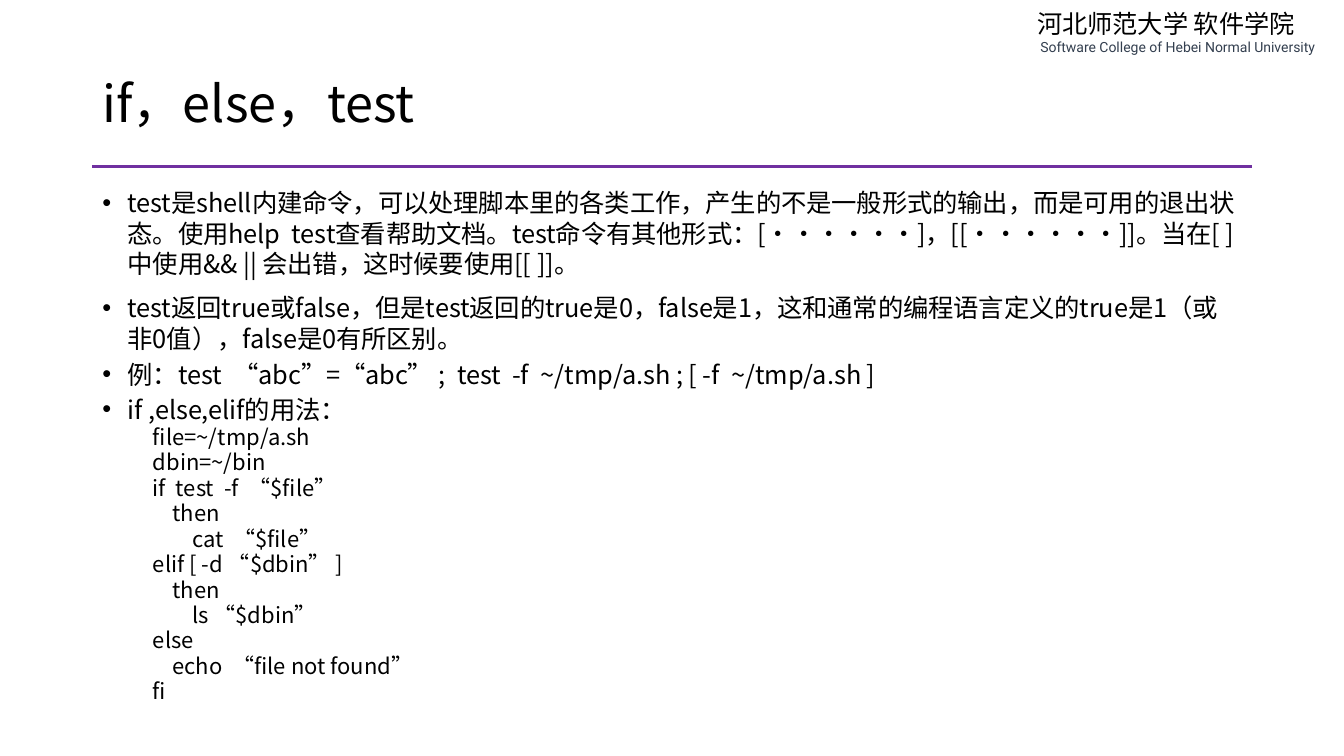
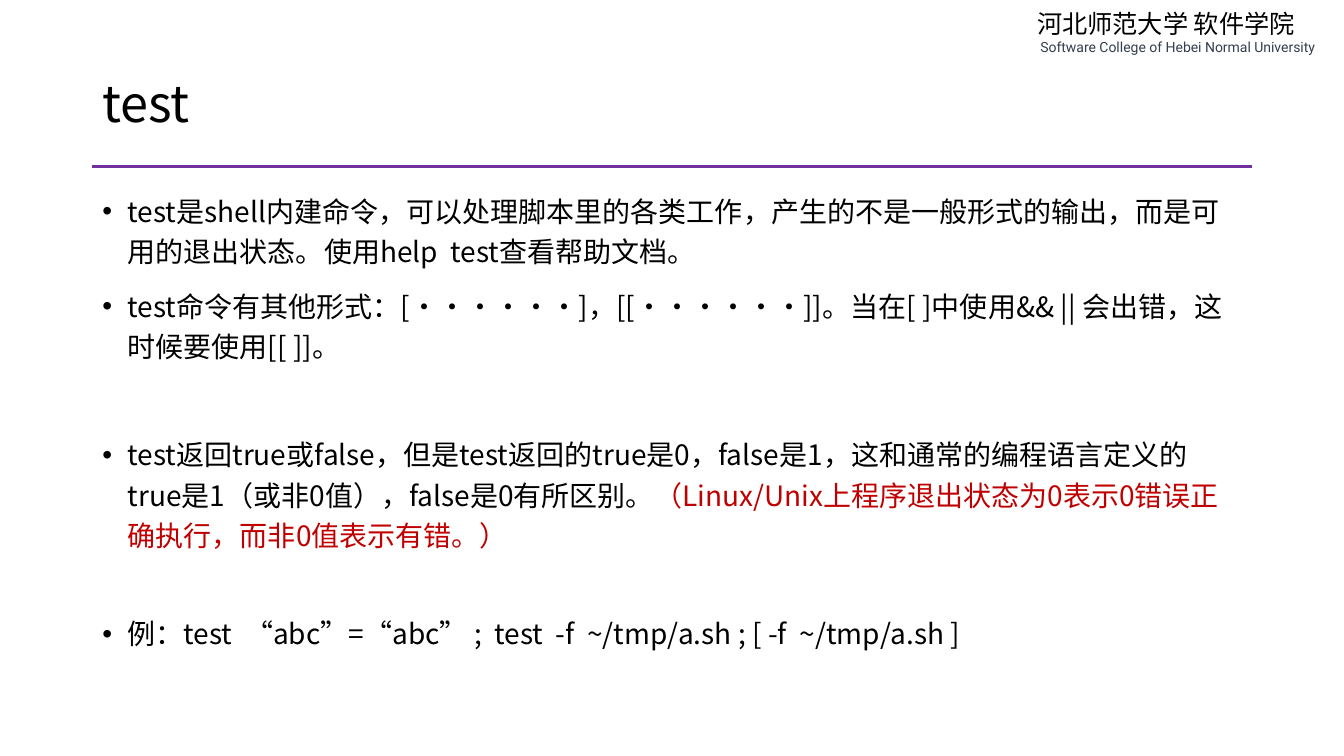
Before and after one commit to edu2act/course-php-serverside-development-on-linux, a slide deck: slide 25 of materials/slides/ch01-review-and-linux.pptx (slide 16 before the commit). Drawn at 1344x756 pixels with LibreOffice and Linux fonts; fonts in the diff are those of the drawing. Boxes give left, top, right and bottom in pixels: in the first picture for what was removed or moved away, otherwise in the second. Text is boxed around its words. In the diff, an @@ line names an element or a change of style, - is before the commit and + after.

```diff
--- a/materials/slides/ch01-review-and-linux.pptx
+++ b/materials/slides/ch01-review-and-linux.pptx
@@ title at (x1=102, y1=87, x2=190, y2=123): text changed @@
-if，else，test
+test
@@ text at (x1=128, y1=198, x2=1222, y2=549): text changed; size 18.1 to 20 pt @@
-• test是shell内建命令，可以处理脚本里的各类工作，产生的不是一般形式的输出，而是可用的退出状态。使用help test查看帮助文档。test命令有其他形式：[······]，[[······]]。当在[ ]中使用&& || 会出错，这时候要使用[[ ]]。
-• test返回true或false，但是test返回的true是0，false是1，这和通常的编程语言定义的true是1（或非0值），false是0有所区别。
+• test是shell内建命令，可以处理脚本里的各类工作，产生的不是一般形式的输出，而是可用的退出状态。使用help test查看帮助文档。
+• test命令有其他形式：[······]，[[······]]。当在[ ]中使用&& || 会出错，这时候要使用[[ ]]。
+• test返回true或false，但是test返回的true是0，false是1，这和通常的编程语言定义的true是1（或非0值），false是0有所区别。（Linux/Unix上程序退出状态为0表示0错误正确执行，而非0值表示有错。）
@@ text at (x1=128, y1=397, x2=414, y2=699): paragraphs removed @@
-• if ,else,elif的用法：
-  file=~/tmp/a.sh
-  dbin=~/bin
-  if test -f “$file”
-  then
-  cat “$file”
-  elif [ -d “$dbin” ]
-  then
-  ls “$dbin”
-  else
-  echo “file not found”
-  fi
@@ text at (x1=128, y1=620, x2=944, y2=651): size 18.1 to 20 pt in "例：test “abc”=“abc” ; test -f ~/tmp/a.sh ; ..."; line spacing 0.7 to 0.9 @@
```
Also in this commit, not shown: 3 other slides changed, 15 slides added, 3 slides removed, 2 other files.
